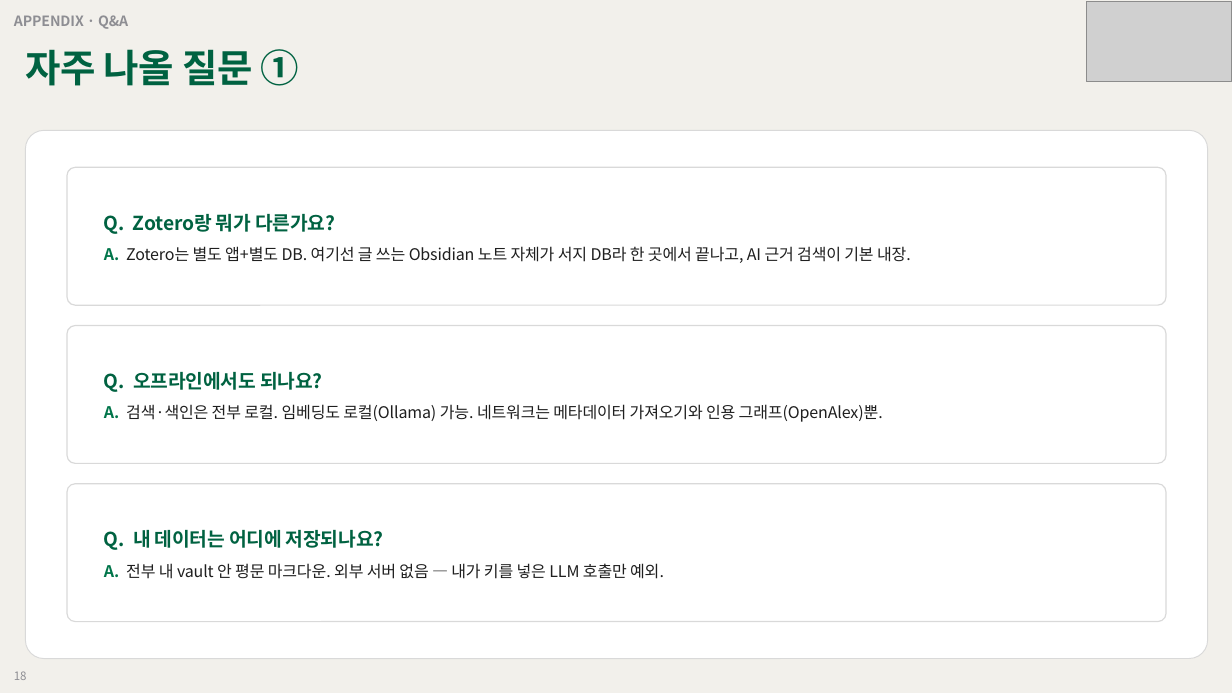
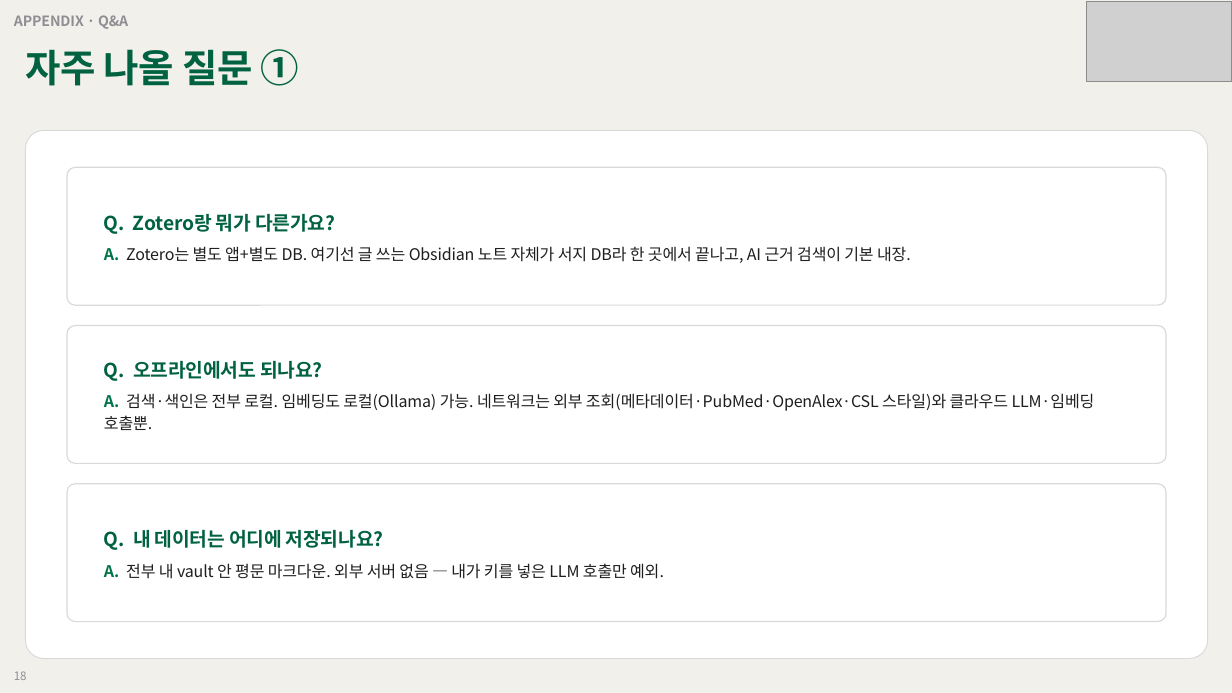
Before and after one commit to grotyx/rag-obsidian, a slide deck: slide 18 of presentation/rag_obsidian_deck.pptx. Drawn at 1232x693 pixels with LibreOffice and Linux fonts; fonts in the diff are those of the drawing; grey boxes stand for pictures. Boxes give left, top, right and bottom in pixels: in the first picture for what was removed or moved away, otherwise in the second. Text is boxed around its words. In the diff, an @@ line names an element or a change of style, - is before the commit and + after.

```diff
--- a/presentation/rag_obsidian_deck.pptx
+++ b/presentation/rag_obsidian_deck.pptx
@@ text at [104, 393, 1095, 430]: text changed @@
-A. 검색·색인은 전부 로컬. 임베딩도 로컬(Ollama) 가능. 네트워크는 메타데이터 가져오기와 인용 그래프(OpenAlex)뿐.
+A. 검색·색인은 전부 로컬. 임베딩도 로컬(Ollama) 가능. 네트워크는 외부 조회(메타데이터·PubMed·OpenAlex·CSL 스타일)와 클라우드 LLM·임베딩 호출뿐.
```
Also in this commit, not shown: 4 other slides changed, 4 other files.
